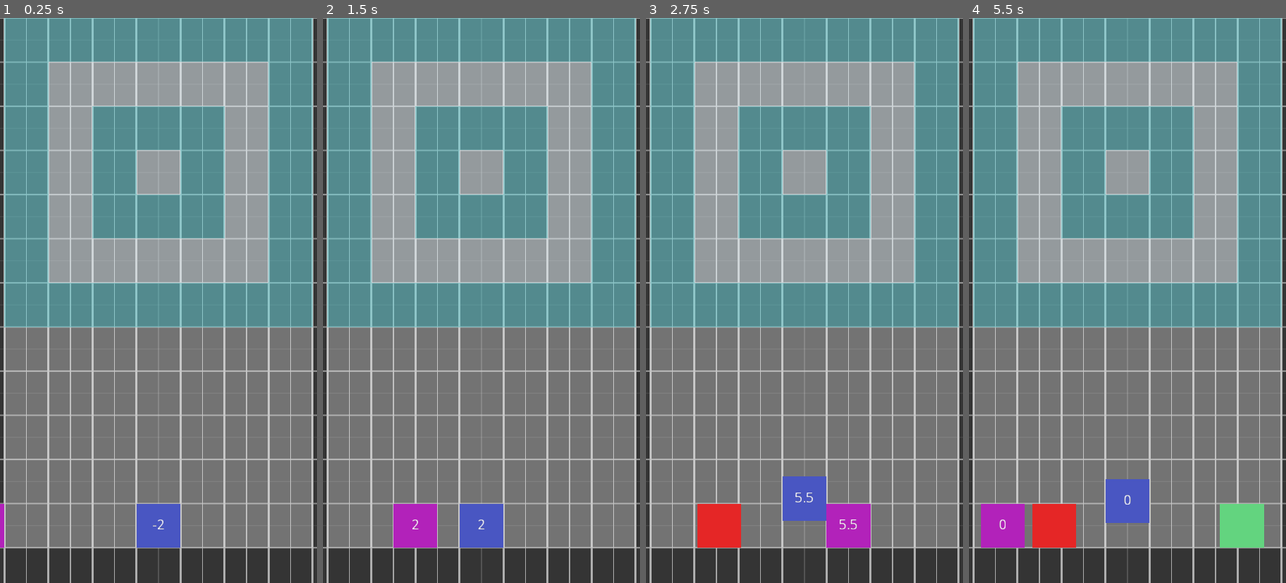
Above: before the commit, frames 1-4 (left to right).
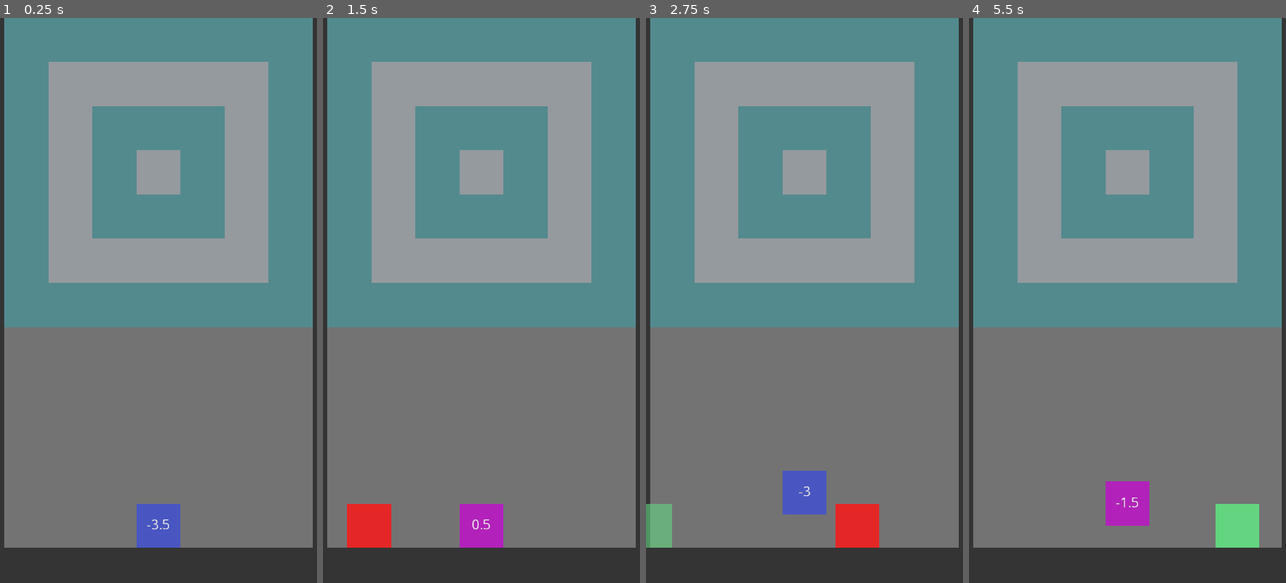
Above: after the commit, the same moments.

Repository: funexpected/jamper
Game: Godot game, scene res://level.tscn
The game is run twice, just before and just after one commit, with the same random seed, the same clock (stepped at 60 frames per second) and the same inputs. This scene is started directly instead of the project's main scene.
Inputs (mouse positions are in pixels of both pictures, inside the frame that each line leads up to):
- Up to frame 1 (0.25 s): no input
- Up to frame 2 (1.5 s): move the mouse to (551, 272) at 0.52 s; click (551, 272) at 0.67 s; move the mouse to (418, 328) at 1.27 s; click (418, 328) at 1.42 s
- Up to frame 3 (2.75 s): move the mouse to (836, 176) at 2.02 s; click (836, 176) at 2.17 s
- Up to frame 4 (5.5 s): move the mouse to (1111, 413) at 2.77 s; click (1111, 413) at 2.92 s; move the mouse to (1222, 385) at 3.52 s; click (1222, 385) at 3.67 s; move the mouse to (1032, 215) at 4.27 s; click (1032, 215) at 4.42 s; move the mouse to (1143, 300) at 5.02 s; click (1143, 300) at 5.17 s

The runs differ from the first frame. In frame 1, 10% of the frame differs, in the area x 0-100%, y 0-100%; in frame 2, 13%; in frame 3, 13%; in frame 4, 13%.

Commit message:
[core] add color to get ba stage

Diff:
--- a/grandma.gd
+++ b/grandma.gd
@@ -13,10 +13,10 @@
 
 onready var obj = $back
 onready var sprite = $sprite
-func jump(prepare = true):
+func jump(time, prepare = true):
 	if !is_busy:
 		is_busy = true
 #		sprite.play("jump")
-		yield(tw.ip(obj, "rect_position:y", obj.rect_position.y, obj.rect_position.y - 150, 0.3), "tween_completed")
-		yield(tw.ip(obj, "rect_position:y", obj.rect_position.y, obj.rect_position.y + 150, 0.3), "tween_completed")
+		yield(tw.ip(obj, "rect_position:y", obj.rect_position.y, obj.rect_position.y - 150, time), "tween_completed")
+		yield(tw.ip(obj, "rect_position:y", obj.rect_position.y, obj.rect_position.y + 150, time), "tween_completed")
 		is_busy = false
--- a/level.gd
+++ b/level.gd
@@ -4,6 +4,7 @@
 
 var is_need_to_jump = false
 const DEBUG = false
+const GRID = false
 const CELL = Vector2(150, 150)
 
 func _input(e):
@@ -11,44 +12,43 @@
 		if e.pressed:
 			is_need_to_jump = true
 
-const DT = 1/6.0 # Delta tick
+const DT = 1/6.0 # Delta tick  !!! set 1.0 to slow test !!!
 var time = 0.0
 var tick = 0
 
+var tmp = 0
 func _process(delta):
 	time += delta
-	if tick*DT < time: # need to update
+	if tick*DT < time: # new tick! u can update something
 		tick += 1
-		if (tick%8 == 0):
-			$spawner0.start_next_bullet()
-		var bmb = ((tick)%28)*0.5-7
-		if bmb == 14:
-			$bullet.rect_position.x = -150*DT*(bmb-1)*4
-		print("%s, %s"%[tick*0.5, bmb])
-		grandma.get_node("back/text").text = str(bmb+4)
-		$bullet/text.text = str(bmb+4)
-		tw.ip($bullet, "rect_position:x", 150*DT*(bmb-1)*4, 150*DT*bmb*4, DT*2)
-
+		if (tick%14 == 1):
+			$spawner0.start_next_bullet(1/DT/2)
+			tmp = tick
+		var bullet_pos_tick = (tick-tmp)*0.5 - 4
+		grandma.get_node("back/text").text = str(bullet_pos_tick)
+		if bullet_pos_tick < -1.0-1.0:
+			grandma.get_node("back").color = Color("4a57c3")
+		elif bullet_pos_tick < -0.5-1.0:
+			grandma.get_node("back").color = Color("1dd091")
+		elif bullet_pos_tick < 2.0-1.0:
+			grandma.get_node("back").color = Color("b323bb")
+		else:
+			grandma.get_node("back").color = Color("4a57c3")
+		print(tick*0.5)
 		if is_need_to_jump:
 			is_need_to_jump = false
-			grandma.jump()
+			grandma.jump(DT*2)
 	if DEBUG:
 		print("time:%.2f > TICK[%003d]" % [time, tick])
 
-#func _ready():
-#	while true:
-#		$bullet.rect_position.x = -825
-#		for i in 22:
-#			$bullet/text.text = str((i*0.5)-2)
-#			yield(tw.ip($bullet, "rect_position:x", $bullet.rect_position.x, $bullet.rect_position.x + 75, DT*2), "tween_completed")
-
 func _draw():
-	draw_line(Vector2(0, 120), Vector2(0, -1800), Color("80ffffff"), 1, true)
-	for k in 1920/75:
-		for i in 1080/150:
-			for j in 2:
-				var x = 75+i*75
-				x *= 1 if j else -1
-				draw_line(Vector2(x,120), Vector2(x, -1800), Color("30ffffff") if i % 2 else Color("90ffffff"), (1 if i % 2 else 3), true)
-		var y = -75*k
-		draw_line(Vector2(-620,y), Vector2(620, y), Color("30ffffff") if k % 2 else Color("90ffffff"), (1 if k % 2 else 3), true)
+	if GRID:
+		draw_line(Vector2(0, 120), Vector2(0, -1800), Color("80ffffff"), 1, true)
+		for k in 1920/75:
+			for i in 1080/150:
+				for j in 2:
+					var x = 75+i*75
+					x *= 1 if j else -1
+					draw_line(Vector2(x,120), Vector2(x, -1800), Color("30ffffff") if i % 2 else Color("90ffffff"), (1 if i % 2 else 3), true)
+			var y = -75*k
+			draw_line(Vector2(-620,y), Vector2(620, y), Color("30ffffff") if k % 2 else Color("90ffffff"), (1 if k % 2 else 3), true)
